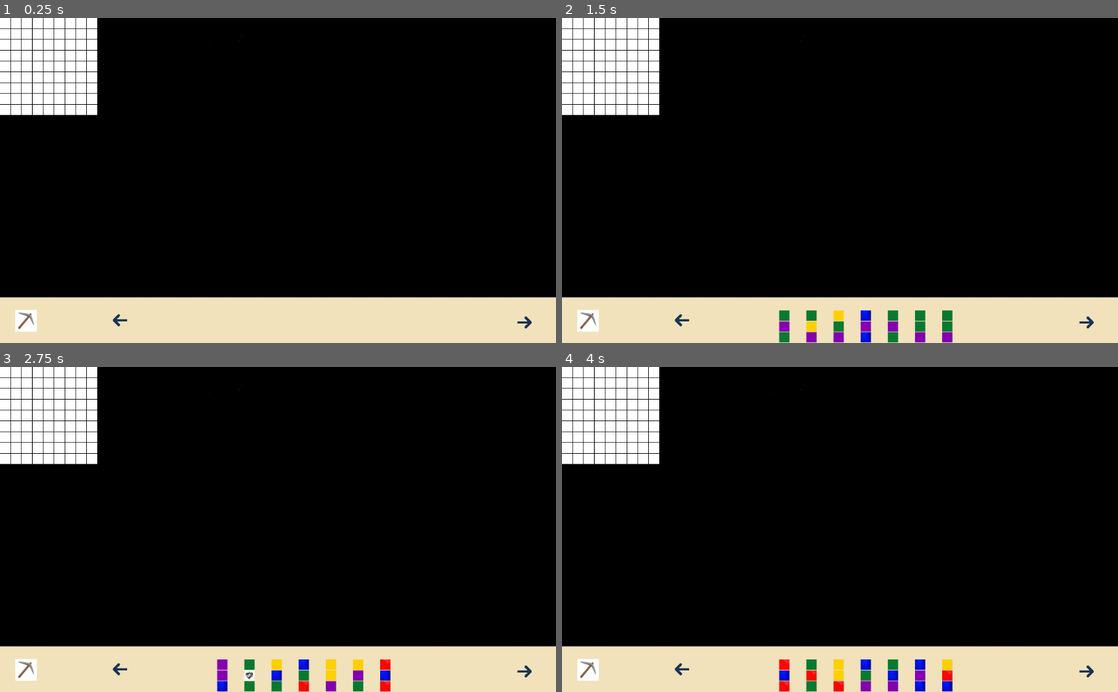
Above: before the commit, frames 1-4 (two rows, left to right).
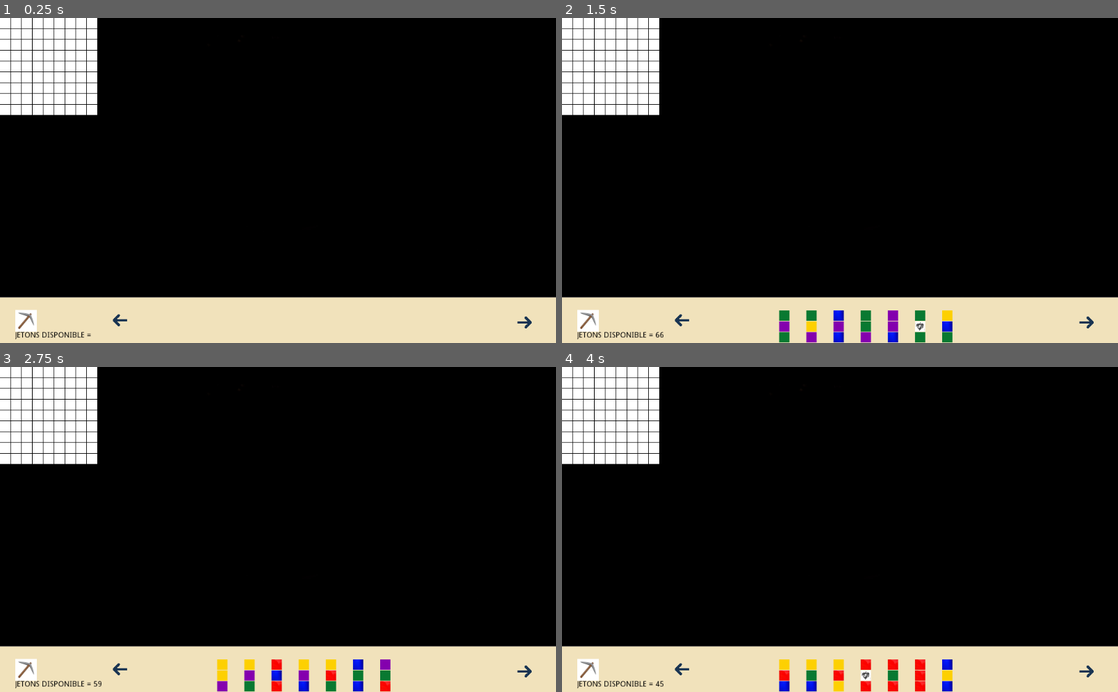
Above: after the commit, the same moments.

Repository: tartempion-sdr/chromino-V2
Game: Godot game, scene res://Node2D.tscn
Same seed, same stepped clock (60 frames per second), same inputs: the game is played once before the commit and once after it.
Inputs (mouse positions are in pixels of both pictures, inside the frame that each line leads up to):
- Up to frame 1 (0.25 s): no input
- Up to frame 2 (1.5 s): click (589, 320) at 0.5 s; click (589, 320) at 1.25 s
- Up to frame 3 (2.75 s): click (27, 669) at 2 s
- Up to frame 4 (4 s): click (589, 669) at 2.75 s; click (589, 669) at 3.5 s

The runs differ from the first frame. In frame 1, 0.1% of the frame differs, in the area x 2-17%, y 96-99%; in frame 2, 1.0%; in frame 3, 1.2%; in frame 4, 1.4%, in the area x 2-71%, y 89-100%.

Commit message:
while random false ok stable

Diff:
--- a/Node2D.gd
+++ b/Node2D.gd
@@ -210,24 +210,49 @@
 
 func pioche_jetons(d):
 
+
 	print("nombre de pieces" + str(len(list_couleurs_jetons)))
 	hazard = random.randi_range(0, 79)
+	while list_couleurs_jetons[hazard][3] == false:
+		hazard = random.randi_range(0, 79)
+
 	print("random" + str(hazard))
-
+	print("random" + str(hazard))
 	var instance_jeton = scene_jeton.instance()
 	instance_jeton.position = list_position_pioche_jetons[d]
 	instance_jeton.visible = true
 	instance_jeton.get_node("CollisionShape2D/Spritemilieu/Spritehaut").texture = list_couleurs_jetons[hazard][0]
 	instance_jeton.get_node("CollisionShape2D/Spritemilieu").texture = list_couleurs_jetons[hazard][1]
 	instance_jeton.get_node("CollisionShape2D/Spritemilieu/Spritebas").texture = list_couleurs_jetons[hazard][2]
+	list_couleurs_jetons[hazard][3] = false
 	add_child(instance_jeton)
+
+
+
+func affiche_nb_jetons_restant():
+
+
+	#list_couleurs_jetons[0][3]
+
+
+	var count = 0
+	for sublist in list_couleurs_jetons:
+		if sublist.size() >= 4 and sublist[3] == true:
+			count += 1
+	print("Nombre d'éléments True à la quatrième position : %d" % count)
+	$TextureRect2/Button_pioche/RichTextLabel.text = "JETONS DISPONIBLE = %d" % count
+
+
+
+				#print(e)
+			#print("restant " + str(list_couleurs_jetons[0][3].count(true)))
 
 
 
 func child_pioche_jetons():
 	for d in nb_jetons_pioche:
 		pioche_jetons(d)
-
+		affiche_nb_jetons_restant()
 
 
 
--- a/Node2D.tscn
+++ b/Node2D.tscn
@@ -49,6 +49,15 @@
 "_edit_use_anchors_": false
 }
 
+[node name="RichTextLabel" type="RichTextLabel" parent="TextureRect2/Button_pioche"]
+margin_top = 40.0
+margin_right = 180.0
+margin_bottom = 130.0
+custom_colors/default_color = Color( 0, 0, 0, 1 )
+tab_size = 24
+text = "JETONS DISPONIBLE ="
+fit_content_height = true
+
 [node name="Button_droite" type="TextureButton" parent="TextureRect2"]
 margin_left = 202.32
 margin_top = 21.5325
